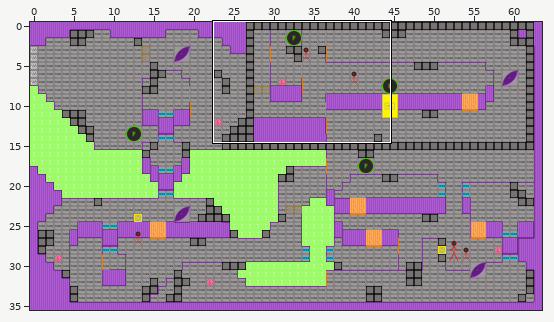
Level history. Tiled map (JSON): assets/data/level1_greyboxing.tmj. Above, an overview of the earlier version with the close-up marked.
Close-up. Old version:
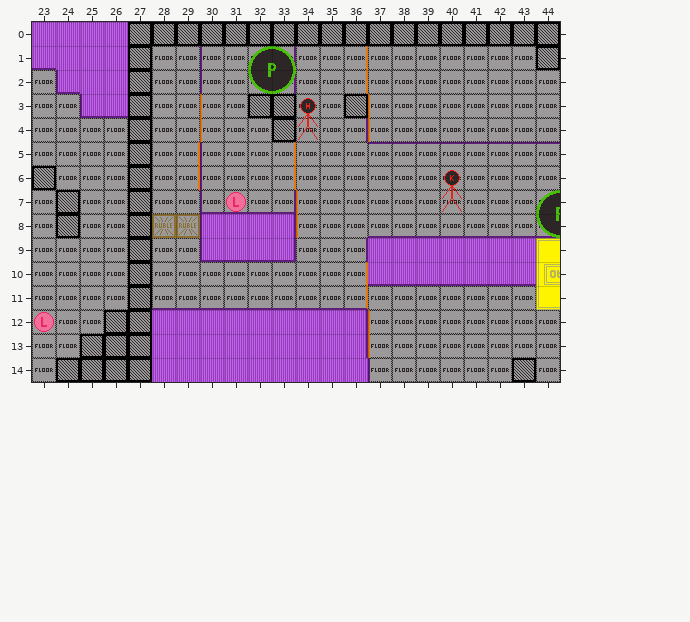
Cells are 24x24 px. Shown: x 23..44, y 0..14. The commit also changed other parts of the map, which this record leaves out.
Now the later version:
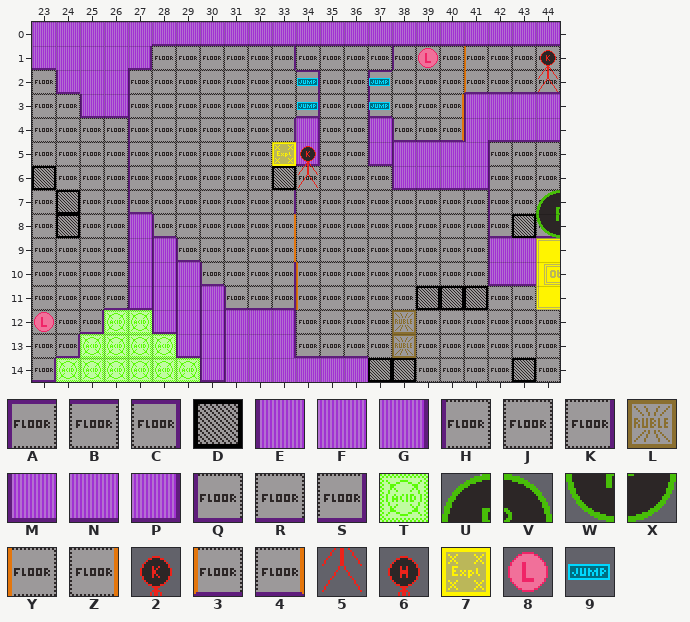
Key: from "hive_DESI_GreyboxingTileset_23": A 4, B 5, C 6, D 7, E 10, F 11, G 12, H 14, J 15, K 16, L 17, M 20, N 21, P 22, Q 24, R 25, S 26, T 27, U 28, V 29, W 38, X 39, Y 43, Z 45, 2 48, 3 53, 4 55, 5 58, 6 59, 7 77, 8 85, 9 86.
_ is an empty cell, # one hidden under a higher layer.
Tiles replaced or removed in this view: 2, 4, 5, 6, 8, B, D, E, F, G, H, J, K, L, M, N, P, Q, R, S, U, V, W, X, Y, Z.
Edits made:
Changed rows in their new state; . is an unchanged cell.
Layer "Background 1":
first column x 23:
10 ....E....
11 ...RME...
12 ..STTME..
13 .STTTTME.
14 STTTTTTME
Layer "Non-Interactables 1":
first column x 24:
12 .._
13 .__
14 ___
Layer "Background 2":
first column x 27:
 1 .........J.__._...
 2 .........J_...____
 3 .........J..._____
 4 .......G.JE_______
 5 .......P..MEFFF...
 6 .......J...MNNN...
 7 .......J.....J....
 8 E......J..JJJJJ...
 9 EE.......JJJJJJE..
10 .EE......JJJJJJM..
11 ..EE....JJ........
12 ___EE.GJJJ........
13 ____E.GRRR........
Layer "Non-Interactables 2":
first column x 44:
 1 _
first column x 37:
11 ..DDD
14 DD...
Layer "Interactables 2":
first column x 34:
 3 ..._
 4 _.._
 5 2...
 6 5...
first column x 34:
10 Y....
11 Y....
12 ..._L
13 ..._L
Layer "Background 3":
first column x 27:
 1 ...J.JK.._.HJ.....
 2 ...J.JJC._A.......
 3 ...J.JJS._Q...EFFF
 4 ...J..K_._.QR.ENNN
 5 ...J..._.._____HJJ
 6 ...J..._...____H..
 7 Q..JJJK_....._.H..
 8 _Q.JJJ#_.._____Q..
 9 __QJJJ#.._........
10 ___Q..K_._........
11 ____Q.S___........
Layer "Non-Interactables 3":
first column x 27:
 3 ........._.......
 6 ......D..........
 7 _................
 8 ................D
Layer "Interactables 3":
first column x 28:
 1 ........_..8.
 2 ........_....
 3 ......_.....Z
 4 ......_.....4
 5 ._...7.......
 6 ._.........._
 7 ......_....._
 8 __...Z_......
 9 .....Z.......
10 ........_....
11 ........_....
Layer "Invisibles 3":
first column x 34:
 2 9..9
 3 9..9
Layer "Background 4":
first column x 30:
 1 _.__..........J
 2 _.__........RRR
 3 _.__...........
 4 _.._...........
 5 _.._...........
 6 _.._...........
 7 ____...........
Layer "Non-Interactables 4":
first column x 32:
 3 __
 4 ._
Layer "Interactables 4":
first column x 30:
 1 ..__.......Y..2
 2 ..__.......3..5
 3 _..............
 4 _..............
 5 ..._...........
 6 ..._...........
 7 ._.............
Layer "Block" (removed):
first column x 27:
 0 __________________
 1 _.................
 2 _.................
 3 _.................
 4 _.................
 5 _.................
 6 _.................
 7 _.................
 8 _.................
 9 _.................
10 _.................
11 _.................
12 _.................
13 _.................
14 _.................
